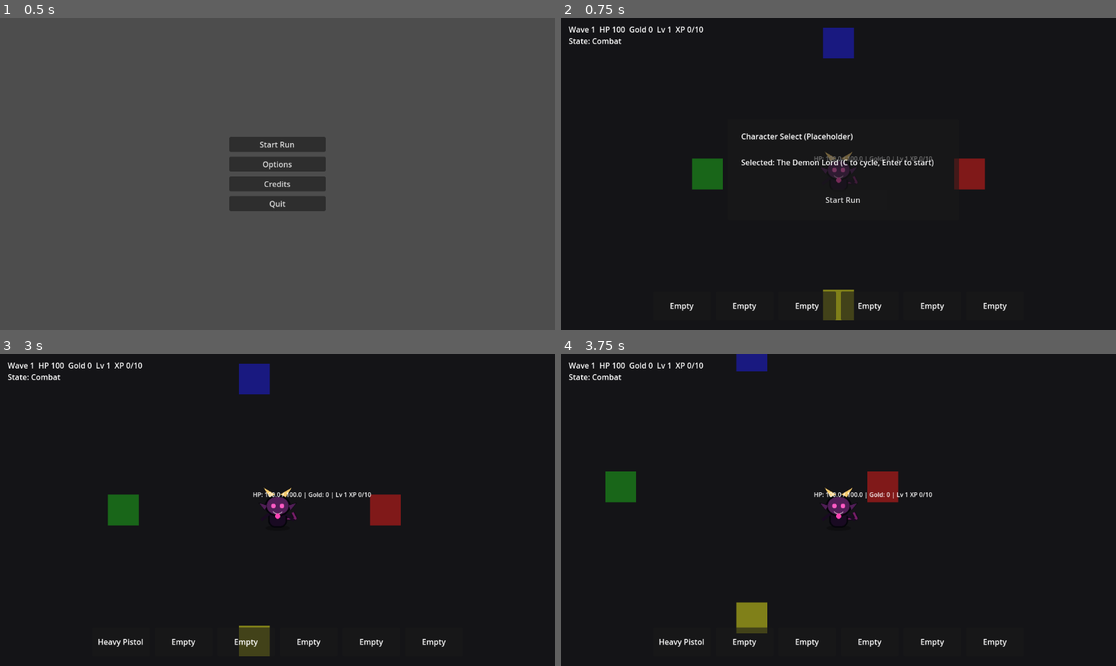
Above: before the commit, frames 1-4 (two rows, left to right).
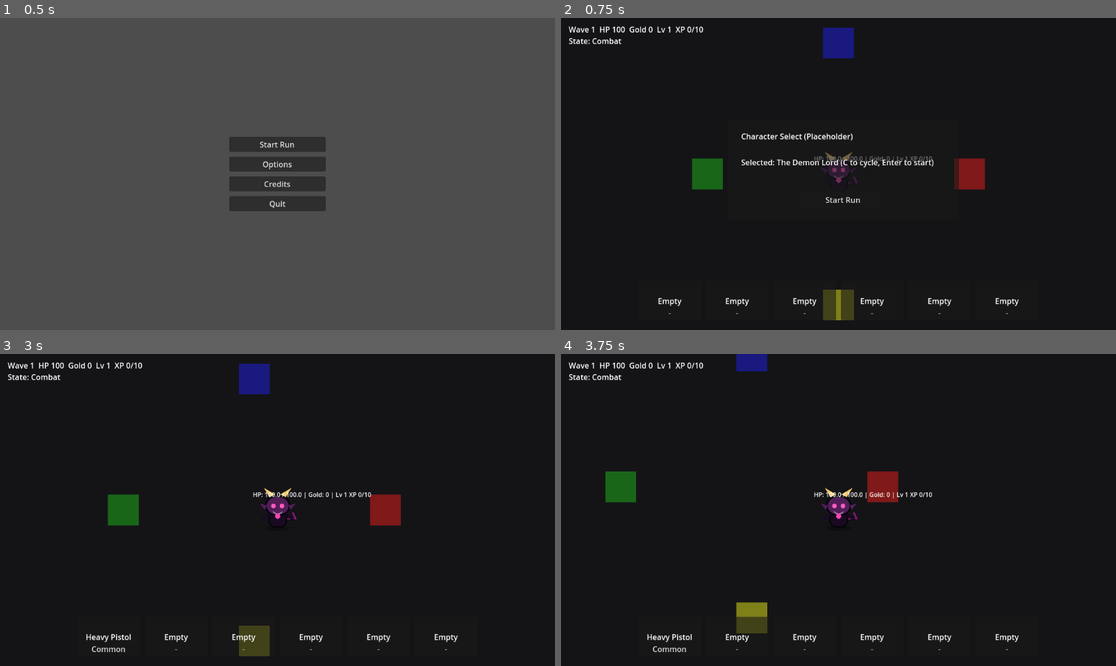
Above: after the commit, the same moments.

Repository: KevinRabbe/bullet-hell-roughe-lite
Game: Godot game, scene res://scenes/ui/MainMenu.tscn
Same seed, same stepped clock (60 frames per second), same inputs: the game is played once before the commit and once after it.
Inputs (mouse positions are in pixels of both pictures, inside the frame that each line leads up to):
- Up to frame 1 (0.5 s): no input
- Up to frame 2 (0.75 s): click "Start Run" at 0.5 s
- Up to frame 3 (3 s): click "Start Run" at 1.25 s; click "Start Run" at 2 s; tap Enter at 2.75 s; move the mouse to (399, 494) at 2.77 s; hold D (move_right) from 2.78 s (still down); hold C (cycle_character) from 2.78 s (still down)
- Up to frame 4 (3.75 s): tap Space at 3.02 s; move the mouse to (727, 525) at 3.52 s; release D (move_right) at 3.53 s; release C (cycle_character) at 3.53 s; hold S (move_down) from 3.53 s (still down); tap E (interact) at 3.6 s

Frame 1 is identical in both runs. In frame 2, 0.6% of the frame differs, in the area x 17-83%, y 87-95%; in frame 3, 0.8%; in frame 4, 1.0%, in the area x 15-83%, y 84-96%.

Commit message:
Issue #72: improve equipped weapon HUD layout

Diff:
--- a/scripts/ui/equipped_weapon_hud.gd
+++ b/scripts/ui/equipped_weapon_hud.gd
@@ -4,7 +4,9 @@
 var weapon_loadout: Node
 
 @onready var slots_container: HBoxContainer = $SlotsContainer
-var slot_labels: Array[Label] = []
+var slot_name_labels: Array[Label] = []
+var slot_rarity_labels: Array[Label] = []
+var slot_icons: Array[TextureRect] = []
 
 func _ready() -> void:
 	if weapon_loadout_path != NodePath():
@@ -28,15 +30,29 @@
 
 	for i in range(6):
 		var panel := PanelContainer.new()
-		var label := Label.new()
-		label.text = "Empty"
-		label.horizontal_alignment = HORIZONTAL_ALIGNMENT_CENTER
-		label.vertical_alignment = VERTICAL_ALIGNMENT_CENTER
-		label.custom_minimum_size = Vector2(120, 60)
-		label.autowrap_mode = TextServer.AUTOWRAP_WORD_SMART
-		panel.add_child(label)
+		panel.custom_minimum_size = Vector2(130, 82)
+		var box := VBoxContainer.new()
+		box.alignment = BoxContainer.ALIGNMENT_CENTER
+		box.add_theme_constant_override("separation", 2)
+		var icon := TextureRect.new()
+		icon.custom_minimum_size = Vector2(52, 24)
+		icon.expand_mode = TextureRect.EXPAND_IGNORE_SIZE
+		icon.stretch_mode = TextureRect.STRETCH_KEEP_ASPECT_CENTERED
+		var name_label := Label.new()
+		name_label.text = "Empty"
+		name_label.horizontal_alignment = HORIZONTAL_ALIGNMENT_CENTER
+		name_label.autowrap_mode = TextServer.AUTOWRAP_WORD_SMART
+		var rarity_label := Label.new()
+		rarity_label.text = "-"
+		rarity_label.horizontal_alignment = HORIZONTAL_ALIGNMENT_CENTER
+		box.add_child(icon)
+		box.add_child(name_label)
+		box.add_child(rarity_label)
+		panel.add_child(box)
 		slots_container.add_child(panel)
-		slot_labels.append(label)
+		slot_icons.append(icon)
+		slot_name_labels.append(name_label)
+		slot_rarity_labels.append(rarity_label)
 
 func _on_loadout_changed() -> void:
 	_update_hud()
@@ -45,20 +61,66 @@
 	if weapon_loadout == null or not weapon_loadout.has_method("get_equipped_weapon_ids"):
 		return
 
-	var equipped_ids: Array = weapon_loadout.call("get_equipped_weapon_ids")
+	var equipped_entries: Array[Dictionary] = _get_equipped_entries()
 
 	for i in range(6):
-		if i < equipped_ids.size():
-			slot_labels[i].text = _get_display_name(str(equipped_ids[i]))
+		if i < equipped_entries.size():
+			var entry := equipped_entries[i]
+			var weapon_id := str(entry.get("id", ""))
+			var rarity := str(entry.get("rarity", "common"))
+			var weapon_data := _load_weapon_data(weapon_id)
+			slot_name_labels[i].text = _get_display_name(weapon_id, weapon_data)
+			slot_rarity_labels[i].text = rarity.capitalize()
+			slot_rarity_labels[i].modulate = _rarity_color(rarity)
+			slot_icons[i].texture = _get_icon_texture(weapon_data)
 		else:
-			slot_labels[i].text = "Empty"
+			slot_name_labels[i].text = "Empty"
+			slot_rarity_labels[i].text = "-"
+			slot_rarity_labels[i].modulate = Color(0.7, 0.7, 0.7, 1.0)
+			slot_icons[i].texture = null
 
-func _get_display_name(weapon_id: String) -> String:
+func _get_equipped_entries() -> Array[Dictionary]:
+	if weapon_loadout != null and weapon_loadout.has_method("get_weapon_entries"):
+		var entries_variant: Variant = weapon_loadout.call("get_weapon_entries")
+		if entries_variant is Array:
+			var entries: Array[Dictionary] = []
+			for entry_variant in entries_variant:
+				if entry_variant is Dictionary:
+					entries.append(entry_variant)
+			if not entries.is_empty():
+				return entries
+	var fallback_entries: Array[Dictionary] = []
+	if weapon_loadout != null and weapon_loadout.has_method("get_equipped_weapon_ids"):
+		var ids_variant: Variant = weapon_loadout.call("get_equipped_weapon_ids")
+		if ids_variant is Array:
+			for weapon_id_variant in ids_variant:
+				fallback_entries.append({"id": str(weapon_id_variant), "rarity": "common"})
+	return fallback_entries
+
+func _load_weapon_data(weapon_id: String) -> WeaponData:
 	var resource_path := "res://data/weapons/%s.tres" % weapon_id
-	if ResourceLoader.exists(resource_path):
-		var weapon_data := load(resource_path)
-		if weapon_data != null and "display_name" in weapon_data and weapon_data.display_name != "":
-			return weapon_data.display_name
+	if not ResourceLoader.exists(resource_path):
+		return null
+	return load(resource_path) as WeaponData
 
+func _get_display_name(weapon_id: String, weapon_data: WeaponData) -> String:
+	if weapon_data != null and weapon_data.display_name != "":
+		return weapon_data.display_name
 	var pretty_name := weapon_id.replace("_", " ").capitalize()
 	return pretty_name
+
+func _get_icon_texture(weapon_data: WeaponData) -> Texture2D:
+	if weapon_data == null:
+		return null
+	return weapon_data.icon
+
+func _rarity_color(rarity: String) -> Color:
+	match rarity:
+		"rare":
+			return Color(0.45, 0.75, 1.0, 1.0)
+		"epic":
+			return Color(0.82, 0.52, 1.0, 1.0)
+		"legendary":
+			return Color(1.0, 0.78, 0.35, 1.0)
+		_:
+			return Color(0.85, 0.85, 0.85, 1.0)
